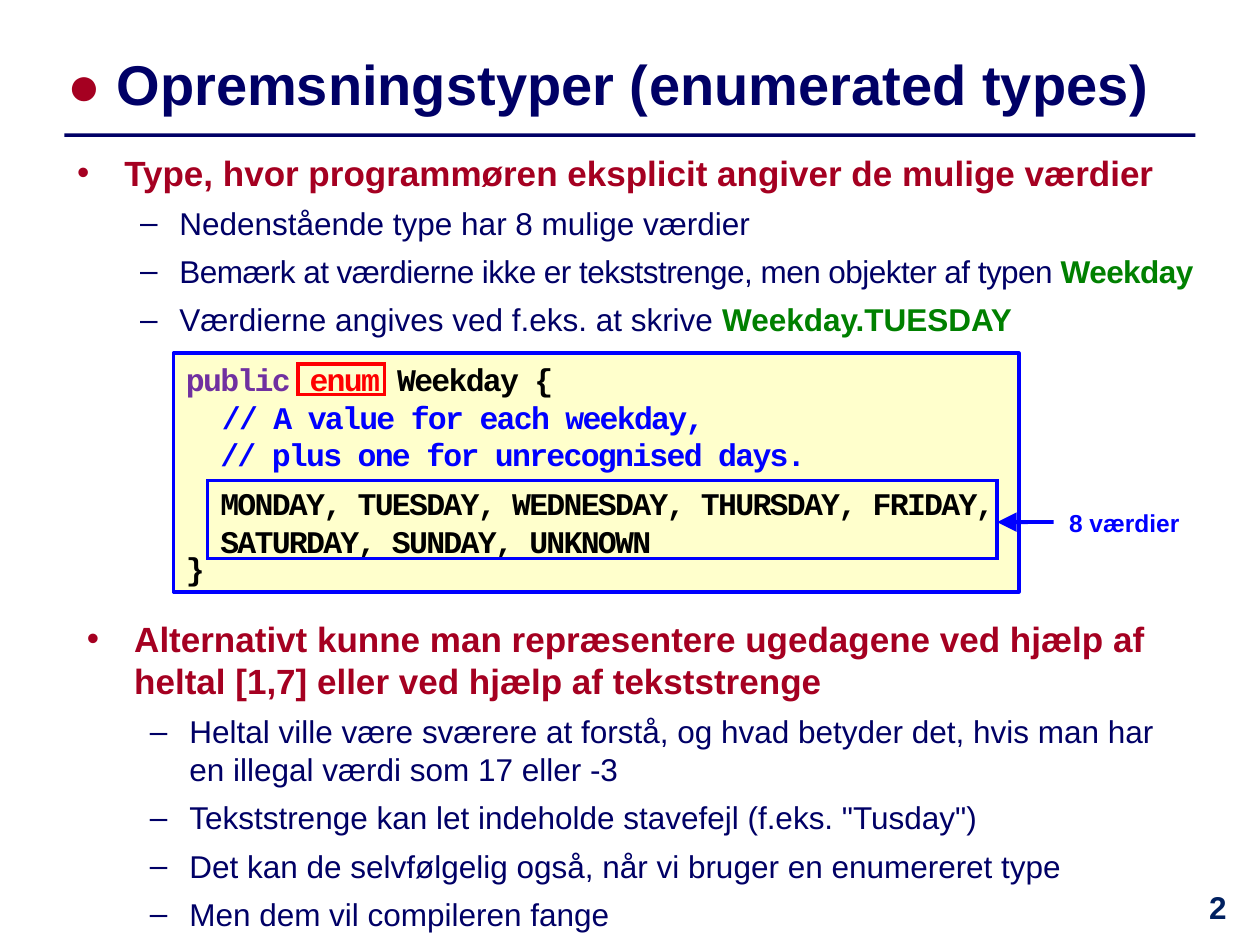
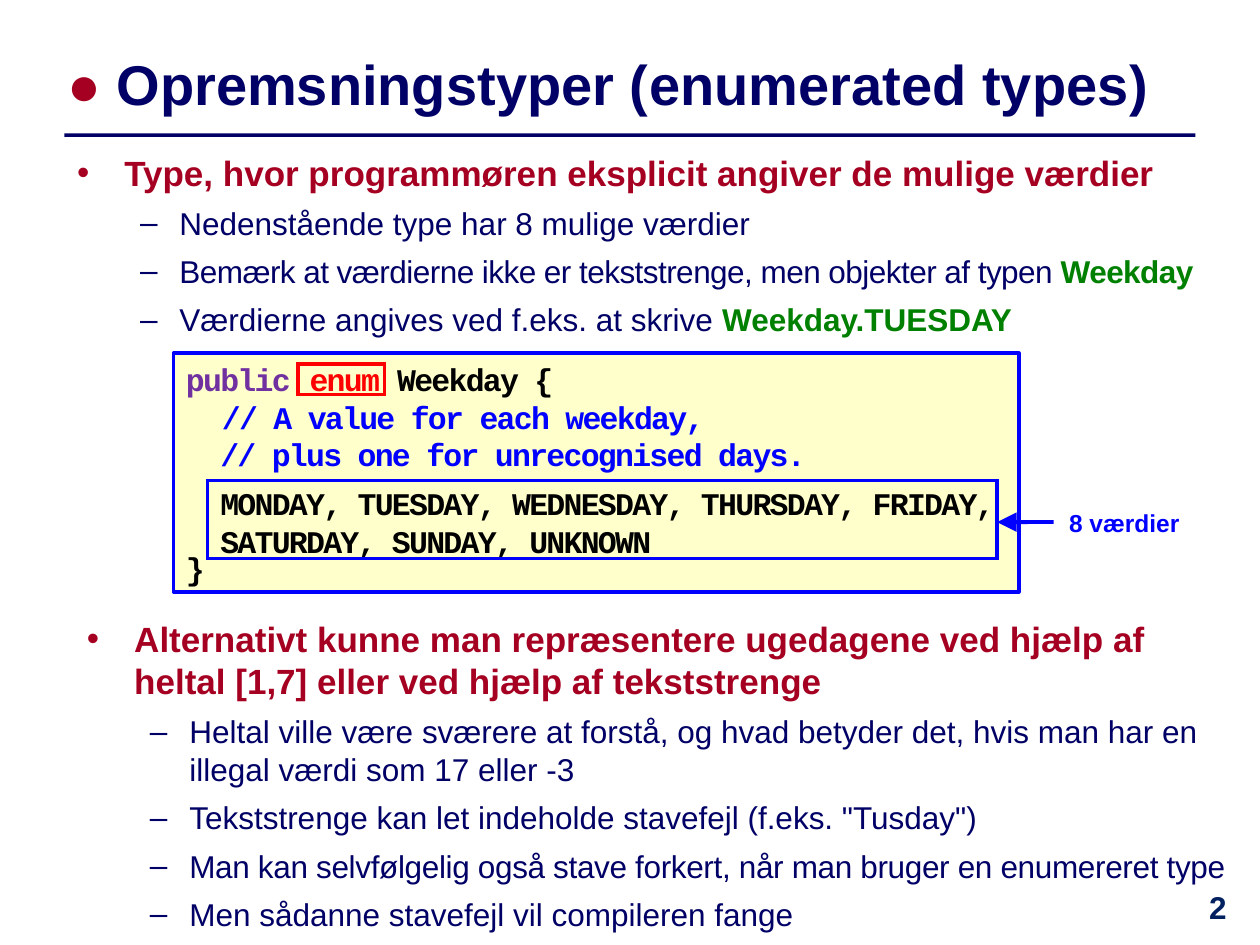
Before and after one commit to IntProgAU/Materiale, a slide deck: slide 2 of web/e21/uge_10/Slides-Uge10.pptx. Drawn at 1260x945 pixels with LibreOffice and Linux fonts; fonts in the diff are those of the drawing. Boxes give left, top, right and bottom in pixels: in the first picture for what was removed or moved away, otherwise in the second. Text is boxed around its words. In the diff, an @@ line names an element or a change of style, - is before the commit and + after.

```diff
--- a/web/e21/uge_10/Slides-Uge10.pptx
+++ b/web/e21/uge_10/Slides-Uge10.pptx
@@ text at bbox=[189, 853, 1225, 932]: text changed @@
-  – Det kan de selvfølgelig også, når vi bruger en enumereret type
-  – Men dem vil compileren fange
+  – Man kan selvfølgelig også stave forkert, når man bruger en enumereret type
+  – Men sådanne stavefejl vil compileren fange
```
Also in this commit, not shown: 11 other slides changed, 1 other file.
